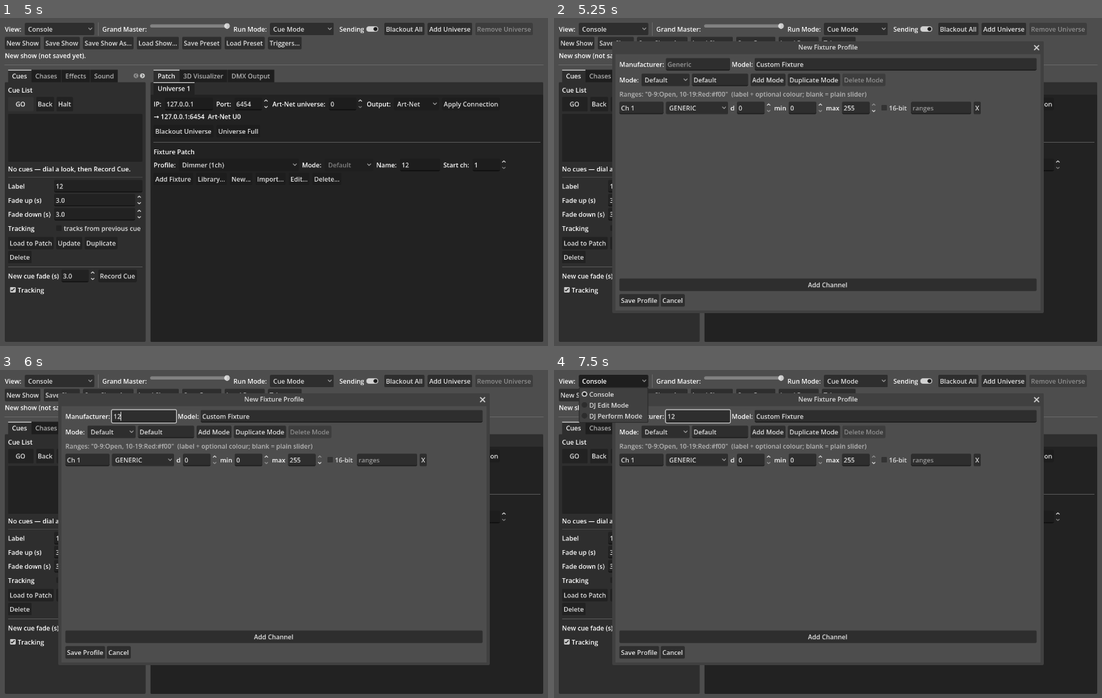
Above: before the commit, frames 1-4 (two rows, left to right).
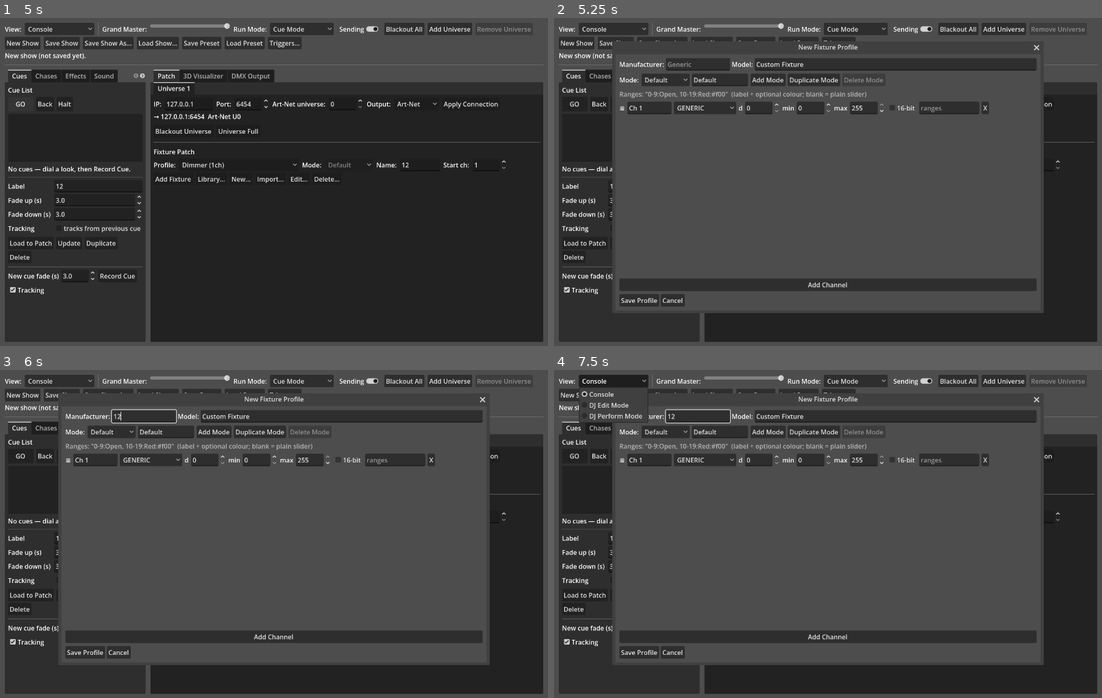
Above: after the commit, the same moments.

Repository: KonajuGames/slight-dmx-controller
Game: Godot game, scene res://main.tscn
Same seed, same stepped clock (60 frames per second), same inputs: the game is played once before the commit and once after it.
Inputs (mouse positions are in pixels of both pictures, inside the frame that each line leads up to):
- Up to frame 1 (5 s): click (98, 185) at 0.52 s; type "12" at 0.6 s; click (421, 165) at 0.75 s; type "12" at 0.83 s; click "New Show" at 1.25 s; click "New Show" at 2 s; click "New Show" at 2.75 s; click "GO" at 3.5 s; click "GO" at 4.25 s
- Up to frame 2 (5.25 s): click "New..." at 5 s
- Up to frame 3 (6 s): click (142, 415) at 5.77 s; type "12" at 5.85 s
- Up to frame 4 (7.5 s): click "New..." at 6.5 s; click "Console" at 7.25 s

Frame 1 is identical in both runs. In frame 2, 0.8% of the frame differs, in the area x 11-80%, y 25-30%; in frame 3, 0.8%; in frame 4, 0.8%.

Commit message:
Reorder channel rows in the fixture profile editor by dragging a handle
Co-Authored-By: Claude Opus 5.5 <noreply@anthropic.com>

Diff:
--- a/scripts/dmx_controller.gd
+++ b/scripts/dmx_controller.gd
@@ -2187,6 +2187,13 @@
 		var row := HBoxContainer.new()
 		row.add_theme_constant_override("separation", 6)
 
+		var handle := Label.new()
+		handle.text = "≡"
+		handle.tooltip_text = "Drag to reorder"
+		handle.mouse_filter = Control.MOUSE_FILTER_STOP
+		handle.mouse_default_cursor_shape = Control.CURSOR_VSIZE
+		row.add_child(handle)
+
 		var ch_name := LineEdit.new()
 		ch_name.placeholder_text = "Channel name"
 		ch_name.text = String(data.get("name", "Ch %d" % (channel_rows.size() + 1)))
@@ -2238,6 +2245,32 @@
 		remove_row_btn.pressed.connect(func():
 			channel_rows.erase(entry)
 			row.queue_free()
+		)
+		# Dragging the handle moves the row live: the handle keeps the mouse
+		# while pressed, and the row jumps to the slot under the cursor.
+		var dragging := {"on": false}
+		handle.gui_input.connect(func(ev: InputEvent):
+			if ev is InputEventMouseButton and ev.button_index == MOUSE_BUTTON_LEFT:
+				dragging.on = ev.pressed
+				row.modulate = Color(0.75, 0.9, 1.3) if ev.pressed else Color.WHITE
+				if not ev.pressed:
+					channel_rows.sort_custom(func(a, b): return a["row"].get_index() < b["row"].get_index())
+			elif ev is InputEventMouseMotion and dragging.on:
+				var y := channels_box.get_global_mouse_position().y
+				var kids := channels_box.get_children().filter(func(c): return not c.is_queued_for_deletion())
+				var target: Node = kids[-1]
+				for k in kids:
+					if y < k.global_position.y + k.size.y * 0.5:
+						target = k
+						break
+				if target != row:
+					channels_box.move_child(row, target.get_index())
+				# near the list's top / bottom edge, scroll it along
+				var view := scroll.get_global_rect()
+				if y < view.position.y + 24:
+					scroll.scroll_vertical -= 12
+				elif y > view.end.y - 24:
+					scroll.scroll_vertical += 12
 		)
 
 	read_rows_into = func(mode_idx: int):
